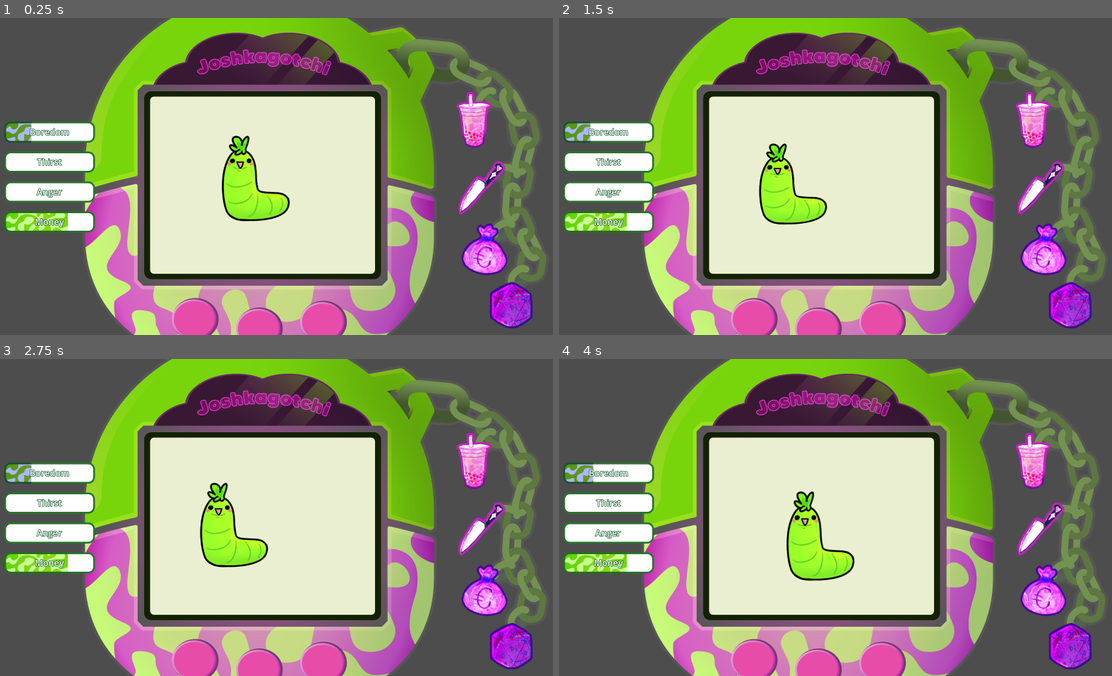
Above: before the commit, frames 1-4 (two rows, left to right).
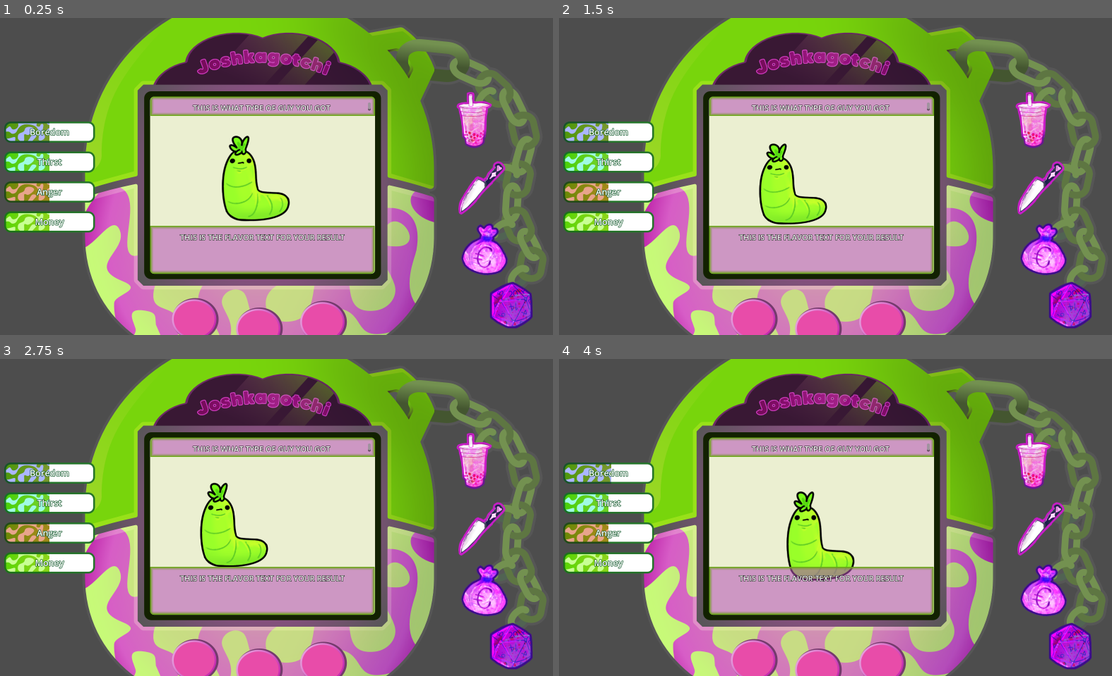
Above: after the commit, the same moments.

Repository: BlustrawberRi/Joshkagochi
Game: Godot game, scene res://Scenes/debug_ri.tscn
Same seed, same stepped clock (60 frames per second), same inputs: the game is played once before the commit and once after it. The project has no main scene, so this scene is started directly. The engine's default icon, where the game draws it, is replaced by a stand-in: a white triangle on a blue panel in a dark square.
Inputs (mouse positions are in pixels of both pictures, inside the frame that each line leads up to):
- Up to frame 1 (0.25 s): no input
- Up to frame 2 (1.5 s): click (1034, 119) at 0.52 s; click (1034, 119) at 1.27 s
- Up to frame 3 (2.75 s): click (475, 460) at 2.02 s
- Up to frame 4 (4 s): move the mouse to (957, 501) at 2.77 s; move the mouse to (719, 533) at 3.52 s

The runs differ from the first frame. In frame 1, 9.9% of the frame differs, in the area x 0-68%, y 24-81%; in frame 2, 9.9%; in frame 3, 9.9%; in frame 4, 10%.

Commit message:
got the result stats down + first ui work for end result

Diff:
--- a/Scenes/debug_ri.tscn
+++ b/Scenes/debug_ri.tscn
@@ -12,6 +12,18 @@
 [ext_resource type="PackedScene" uid="uid://de5dvjwm66mpk" path="res://Scenes/money_bar.tscn" id="5_spq87"]
 [ext_resource type="PackedScene" uid="uid://do8k5dqrgvc1d" path="res://Scenes/stat_timer.tscn" id="10_lc5mr"]
 [ext_resource type="Script" uid="uid://ctrf4jw5qvyv3" path="res://Scripts/end_game.gd" id="11_1sc7q"]
+[ext_resource type="StyleBox" uid="uid://bqfy416l4ge5i" path="res://resources/new_style_box_flat.tres" id="13_2l4pm"]
+[ext_resource type="StyleBox" uid="uid://dv4v4stfnqgex" path="res://resources/new_style_box_flat_up.tres" id="14_aphlv"]
+
+[sub_resource type="SystemFont" id="SystemFont_2ekk1"]
+font_names = PackedStringArray("Bahnschrift")
+
+[sub_resource type="Theme" id="Theme_bi43j"]
+Panel/styles/panel = ExtResource("13_2l4pm")
+Panel/styles/up = ExtResource("14_aphlv")
+RichTextLabel/constants/outline_size = 4
+RichTextLabel/font_sizes/normal_font_size = 22
+RichTextLabel/fonts/normal_font = SubResource("SystemFont_2ekk1")
 
 [node name="DebugRi" type="Node2D"]
 
@@ -131,4 +143,51 @@
 text = "END GAME"
 script = ExtResource("11_1sc7q")
 
+[node name="Flavor" type="Panel" parent="GameOver"]
+layout_mode = 0
+offset_left = 457.0
+offset_top = 590.0
+offset_right = 1093.0
+offset_bottom = 726.0
+theme = SubResource("Theme_bi43j")
+
+[node name="RichTextLabel" type="RichTextLabel" parent="GameOver/Flavor"]
+layout_mode = 1
+anchors_preset = 15
+anchor_right = 1.0
+anchor_bottom = 1.0
+offset_left = 13.0
+offset_top = 17.0
+offset_right = -12.0
+offset_bottom = -15.0
+grow_horizontal = 2
+grow_vertical = 2
+text = "THIS IS THE FLAVOR TEXT FOR YOUR RESULT
+"
+horizontal_alignment = 1
+
+[node name="Guy" type="Panel" parent="GameOver"]
+layout_mode = 0
+offset_left = 458.0
+offset_top = 223.0
+offset_right = 1094.0
+offset_bottom = 278.0
+theme = SubResource("Theme_bi43j")
+theme_override_styles/panel = ExtResource("14_aphlv")
+
+[node name="RichTextLabel" type="RichTextLabel" parent="GameOver/Guy"]
+layout_mode = 1
+anchors_preset = 15
+anchor_right = 1.0
+anchor_bottom = 1.0
+offset_left = 13.0
+offset_top = 17.0
+offset_right = -12.0
+offset_bottom = -15.0
+grow_horizontal = 2
+grow_vertical = 2
+text = "THIS IS WHAT TYPE OF GUY YOU GOT"
+horizontal_alignment = 1
+
+[connection signal="pressed" from="GameOver/Button" to="Worm" method="_on_game_over_pressed"]
 [connection signal="pressed" from="GameOver/Button" to="GameOver/Button" method="_on_pressed"]
--- a/Scripts/StatsManager.gd
+++ b/Scripts/StatsManager.gd
@@ -3,18 +3,10 @@
 enum stats {boredom, thirst, anger, money, crime}
 
 var stats_dict := {
-	stats.boredom : 30.0,
-	stats.thirst : 0.0,
-	stats.anger : 0.0,
-	stats.money : 70.0,
-	stats.crime : 0.0,
-}
-
-var stats_changed := {
-	stats.boredom : 0.0,
-	stats.thirst : 0.0,
-	stats.anger : 0.0,
-	stats.money : 0.0,
+	stats.boredom : 50.0,
+	stats.thirst : 50.0,
+	stats.anger : 50.0,
+	stats.money : 50.0,
 	stats.crime : 0.0,
 }
 
@@ -24,8 +16,7 @@
 	var new_value = min(100, max(0, stats_dict.get(stat) + change))
 	stats_dict.set(stat, new_value)
 	stat_change.emit(stat, new_value)
-	stats_changed.set(stat, stats_changed.get(stat) + 1)
-	print("Stat: ", stat, " Value: ", stats_dict.get(stat))
+	#print("Stat: ", stat, " Value: ", stats_dict.get(stat))
 
 
 func get_stat_value(stat:stats) -> int:
--- a/Scripts/end_game.gd
+++ b/Scripts/end_game.gd
@@ -1,36 +1,60 @@
 extends Button
 
-
 var possible_results = [
-	"nerd", "depressed", "thirst_trap",
+	"nerd", "depressed", "thirst_trap", "furry", "tax_fraud", "smooth_criminal"
 ]
 
 var result_stats = {
 	"nerd" : {
-	StatsManager.stats.boredom : 10.0,
-	StatsManager.stats.thirst : 2.0,
-	StatsManager.stats.anger : 5.0,
+	StatsManager.stats.boredom : 0.0,
+	StatsManager.stats.thirst : 50.0,
+	StatsManager.stats.anger : 50.0,
 	StatsManager.stats.money : 0.0,
 	StatsManager.stats.crime : 0.0
 	},
 
 	"depressed" : {
-	StatsManager.stats.boredom : 0.0,
-	StatsManager.stats.thirst : 0.0,
-	StatsManager.stats.anger : 5.0,
-	StatsManager.stats.money : 10.0,
-	StatsManager.stats.crime : 0.0
+	StatsManager.stats.boredom : 100.0,
+	StatsManager.stats.thirst : 100.0,
+	StatsManager.stats.anger : 30.0,
+	StatsManager.stats.money : 50.0,
+	StatsManager.stats.crime : 00.0
 	},
 
 	"thirst_trap": {
-	StatsManager.stats.boredom : 2.0,
-	StatsManager.stats.thirst : 10.0,
-	StatsManager.stats.anger : 5.0,
+	StatsManager.stats.boredom : 50.0,
+	StatsManager.stats.thirst : 100.0,
+	StatsManager.stats.anger : 50.0,
 	StatsManager.stats.money : 0.0,
-	StatsManager.stats.crime : 0.0,
+	StatsManager.stats.crime : 00.0,
+	},
+
+	"furry": {
+	StatsManager.stats.boredom : 0.0,
+	StatsManager.stats.thirst : 50.0,
+	StatsManager.stats.anger : 50.0,
+	StatsManager.stats.money : 100.0,
+	StatsManager.stats.crime : 00.0
+	},
+
+	"tax_fraud": {
+	StatsManager.stats.boredom : 50.0,
+	StatsManager.stats.thirst : 50.0,
+	StatsManager.stats.anger : 50.0,
+	StatsManager.stats.money : 100.0,
+	StatsManager.stats.crime : 100.0
+	},
+
+	"smooth_criminal": {
+	StatsManager.stats.boredom : 50.0,
+	StatsManager.stats.thirst : 100.0,
+	StatsManager.stats.anger : 50.0,
+	StatsManager.stats.money : 0.0,
+	StatsManager.stats.crime : 100.0
 	}
+}
 
-}
+signal end_game
 
 var visible_after_item_uses = 5
 var current_item_uses = 0
@@ -51,7 +75,10 @@
 		print("checking distance to ", result)
 		var local_distance = 0
 		for stat in result_stats.get(result):
-			local_distance += abs(StatsManager.stats_changed.get(stat) - result_stats.get(result).get(stat))
+			var distance = abs(StatsManager.stats_dict.get(stat) - result_stats.get(result).get(stat))
+			local_distance += distance
+			print("----- ", distance, " from ", stat)
+		print("++++ ", local_distance)
 		if (local_distance <= absolute_distance):
 			print("closer target found! ", result, local_distance)
 			absolute_distance = local_distance
@@ -62,4 +89,5 @@
 
 func _on_pressed():
 	calc_result()
+	emit_signal("end_game")
 	pass # Replace with function body.
--- a/Scripts/item.gd
+++ b/Scripts/item.gd
@@ -10,7 +10,7 @@
 
 func _ready():
 	await get_tree().process_frame
-	print(self.position)
+	#print(self.position)
 	origin_pos = self.position
 
 func _process(_delta):
--- a/Scripts/worm_fsm.gd
+++ b/Scripts/worm_fsm.gd
@@ -12,9 +12,14 @@
 var is_idling: bool
 var tween: Tween
 
+var origin: Vector2
+
+var is_game_over: bool = false
+
 func _ready():
 	shape = Shape.chill
 	update_shape()
+	origin = self.position
 	update_face()
 	calculate_mood()
 	StatsManager.stat_change.connect(_on_stat_changed)
@@ -32,7 +37,7 @@
 		stat_count += 1
 	total_stimulation = total_stimulation/stat_count
 
-	print("stim: ",total_stimulation)
+	#print("stim: ",total_stimulation)
 
 	if total_stimulation > 70:
 		mood = Mood.bad
@@ -66,6 +71,7 @@
 
 
 func _on_stat_changed(_stat, _value):
+	if is_game_over: return
 	calculate_mood()
 
 func _on_area_entered(area):
@@ -73,7 +79,7 @@
 	if item is not Item: return
 
 	for s in item.influences:
-		print (StatsManager.stats.find_key(s), item.influences[s])
+		#print (StatsManager.stats.find_key(s), item.influences[s])
 		StatsManager.update_stat(s, item.influences[s])
 
 	shape = Shape.active
@@ -104,3 +110,14 @@
 	await tween.tween_interval(randf_range(1.2, 2.3)).finished
 	tween.kill()
 	if (is_idling): idle()
+
+
+func _on_game_over_pressed():
+	is_game_over = true
+	is_idling = false
+	tween.kill()
+	tween = get_tree().create_tween()
+	tween.tween_property(self, "position", origin, 1.0).set_ease(Tween.EASE_OUT).set_trans(Tween.TRANS_SINE)
+	await tween.tween_interval(1.0).finished
+	tween.kill()
+	pass # Replace with function body.
--- /dev/null
+++ b/resources/new_style_box_flat.tres
@@ -0,0 +1,12 @@
+[gd_resource type="StyleBoxFlat" format=3 uid="uid://bqfy416l4ge5i"]
+
+[resource]
+bg_color = Color(0.709804, 0.317647, 0.721569, 0.560784)
+border_width_left = 10
+border_width_top = 10
+border_width_right = 10
+border_width_bottom = 10
+border_color = Color(0.396078, 0.678431, 0.0431373, 1)
+border_blend = true
+corner_radius_bottom_right = 10
+corner_radius_bottom_left = 10
--- /dev/null
+++ b/resources/new_style_box_flat_up.tres
@@ -0,0 +1,12 @@
+[gd_resource type="StyleBoxFlat" format=3 uid="uid://dv4v4stfnqgex"]
+
+[resource]
+bg_color = Color(0.709804, 0.317647, 0.721569, 0.560784)
+border_width_left = 10
+border_width_top = 10
+border_width_right = 10
+border_width_bottom = 10
+border_color = Color(0.396078, 0.678431, 0.0431373, 1)
+border_blend = true
+corner_radius_top_left = 10
+corner_radius_top_right = 10
Not shown: 1 places in Scenes/debug_ri.tscn that only renumber resources
